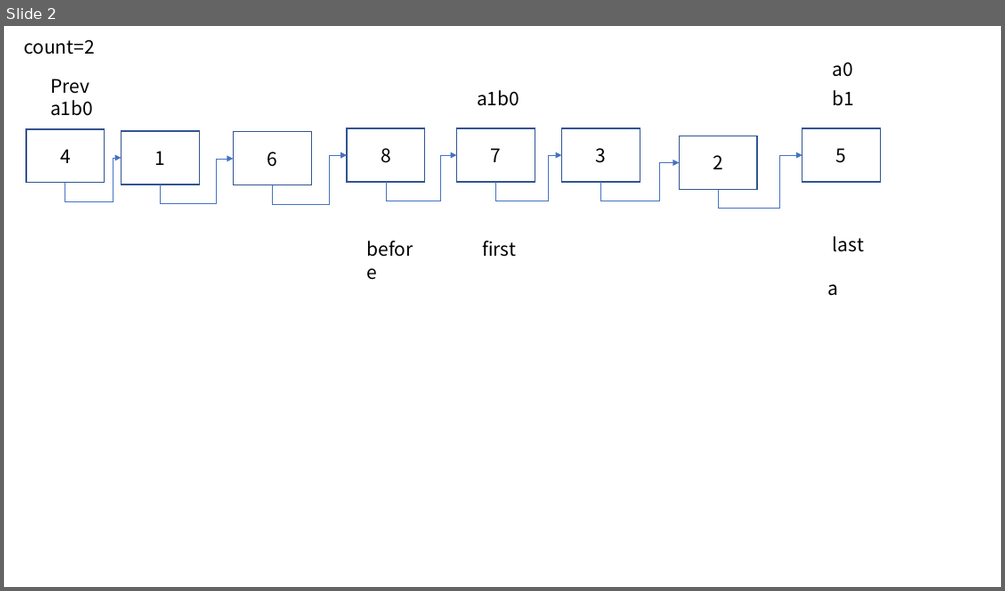
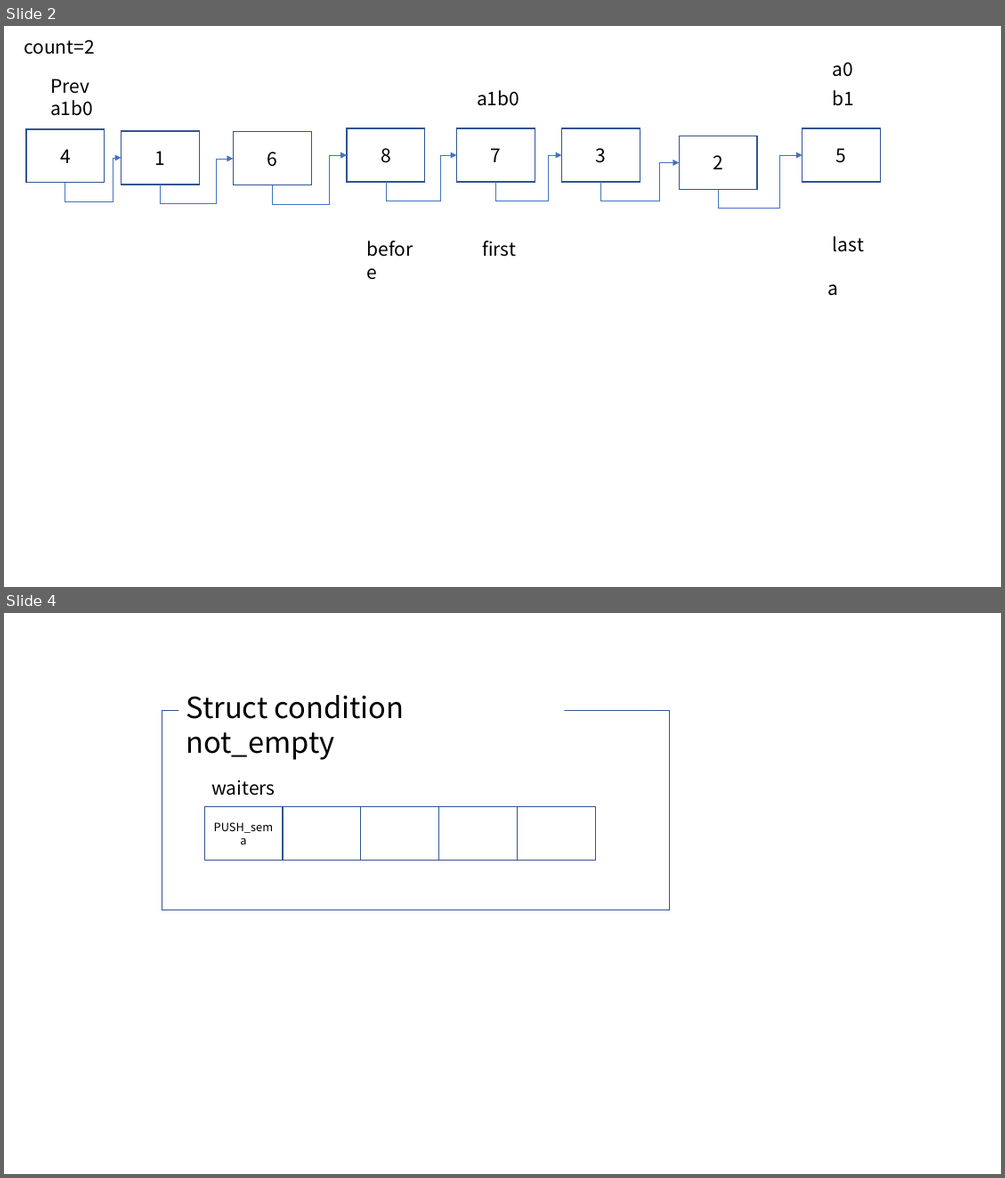
Before and after one commit to seanlion/MyTinyOS, a slide deck: Pintos용 ppt.pptx. Shown one above the other, each under a label of ours: slide 2 before the commit, slides 2 and 4 after it; the slides between them are not shown. The pictures are 1005x591 and 1005x1178 pixels, drawn with LibreOffice and Linux fonts; fonts in the diff are those of the drawing. Boxes give left, top, right and bottom in pixels: in the first picture for what was removed or moved away, otherwise in the second. Text is boxed around its words. In the diff, an @@ line names an element or a change of style, - is before the commit and + after.

```diff
--- a/Pintos용 ppt.pptx
+++ b/Pintos용 ppt.pptx
@@ slide 4 added at box(4, 613, 1001, 1174), background #FFFFFF @@
@@ rectangle added at box(162, 711, 670, 910), outline #325491 1 pt @@
@@ text added at box(186, 695, 404, 760), 28 pt, text #000000 @@
+Struct condition not_empty
@@ text added at box(211, 780, 275, 795), 18 pt, text #000000 @@
+waiters
@@ group added at box(204, 807, 596, 860): 5 rectangles @@
+PUSH_sema
```
Also in this commit, not shown: 21 other slides added, 7 other files.
